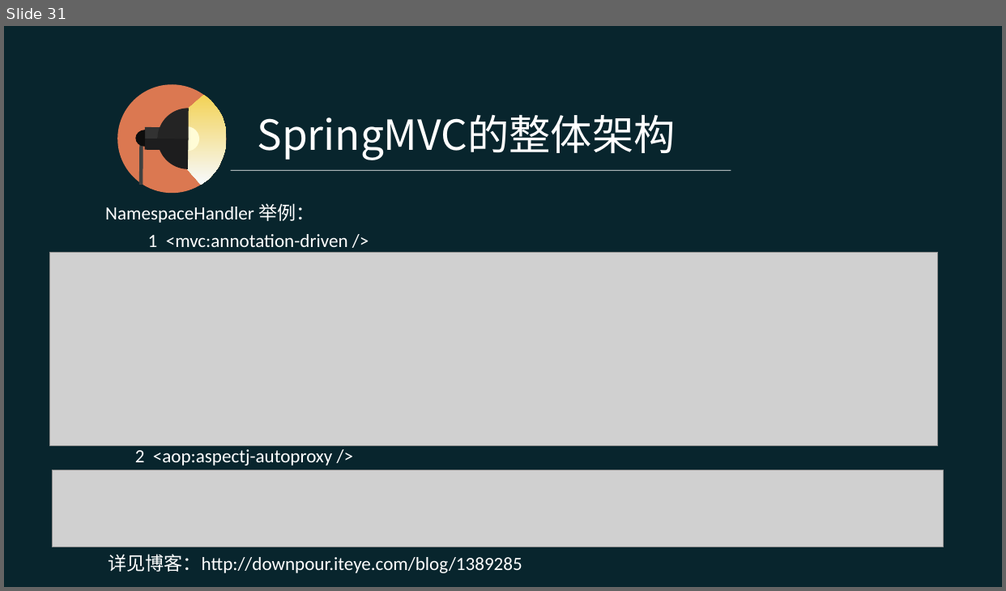
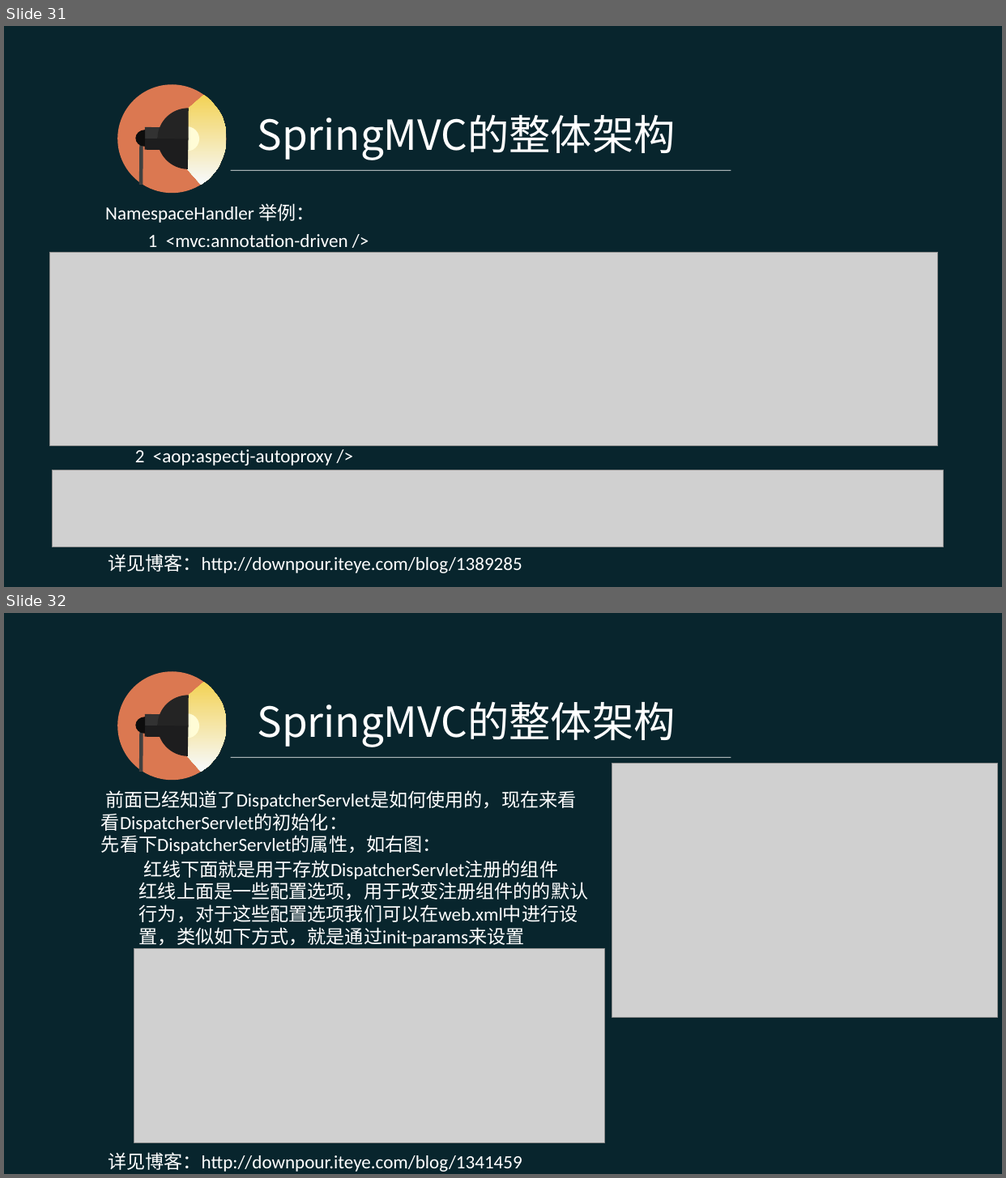
Before and after one commit to pingpangkuangmo/blog, a slide deck: 2015-4/SpringMVC的设计分享.ppt. Shown one above the other, each under a label of ours: slide 31 before the commit, slides 31 and 32 after it. The pictures are 1006x591 and 1006x1178 pixels, drawn with LibreOffice and Linux fonts; fonts in the diff are those of the drawing; grey boxes stand for pictures. Boxes give left, top, right and bottom in pixels: in the first picture for what was removed or moved away, otherwise in the second. Text is boxed around its words. In the diff, an @@ line names an element or a change of style, - is before the commit and + after.

Commit message:
SpringMVC ppt完成

```diff
--- a/2015-4/SpringMVC的设计分享.ppt
+++ b/2015-4/SpringMVC的设计分享.ppt
@@ slide 32 added at bbox=[4, 613, 1002, 1174], background #08252D @@
@@ text added at bbox=[258, 702, 675, 747], 40 pt, text #FFFFFF @@
+SpringMVC的整体架构
@@ group added at bbox=[117, 671, 227, 781]: 5 freeform shapes, 2 rectangles, 1 ellipse, 1 line @@
@@ line added from (231, 757) to (731, 757), #FFFFFF 0.51 pt @@
@@ picture added at bbox=[612, 764, 997, 1018] @@
@@ text added at bbox=[101, 790, 576, 833], 18 pt, text #FFFFFF @@
+前面已经知道了DispatcherServlet是如何使用的，现在来看看DispatcherServlet的初始化：
@@ text added at bbox=[101, 835, 441, 854], 18 pt, text #FFFFFF @@
+先看下DispatcherServlet的属性，如右图：
@@ text added at bbox=[139, 860, 588, 947], 18 pt, text #FFFFFF @@
+红线下面就是用于存放DispatcherServlet注册的组件
+红线上面是一些配置选项，用于改变注册组件的的默认行为，对于这些配置选项我们可以在web.xml中进行设置，类似如下方式，就是通过init-params来设置
@@ picture added at bbox=[134, 949, 604, 1143] @@
@@ text added at bbox=[108, 1152, 522, 1172], 18 pt, text #FFFFFF @@
+详见博客：http://downpour.iteye.com/blog/1341459
```
Also in this commit, not shown: 2 slides changed, 2 other slides added.
